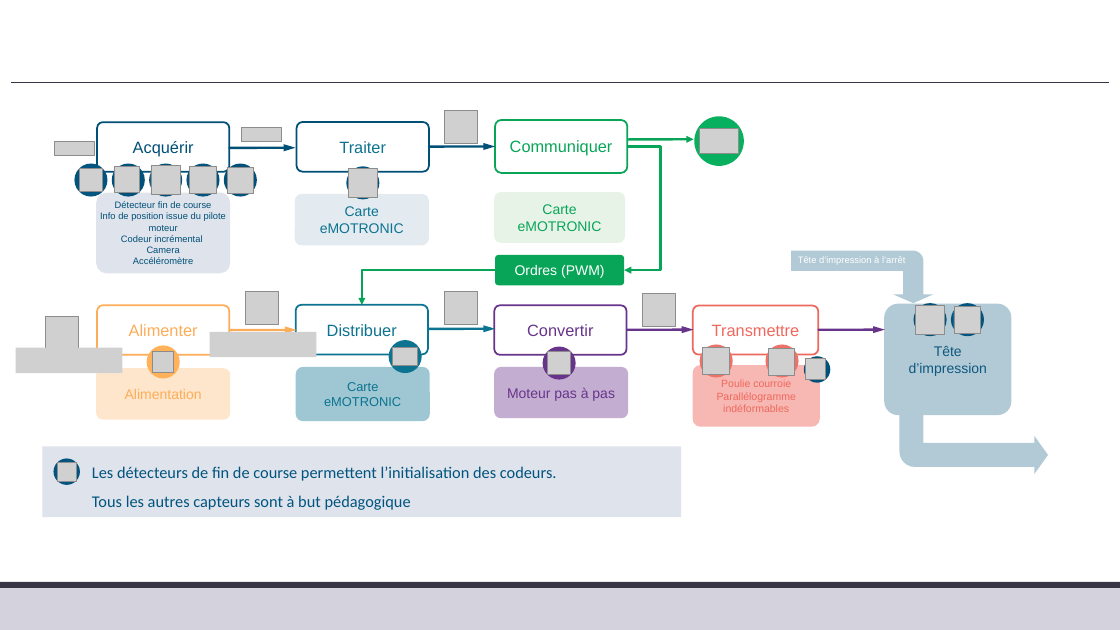
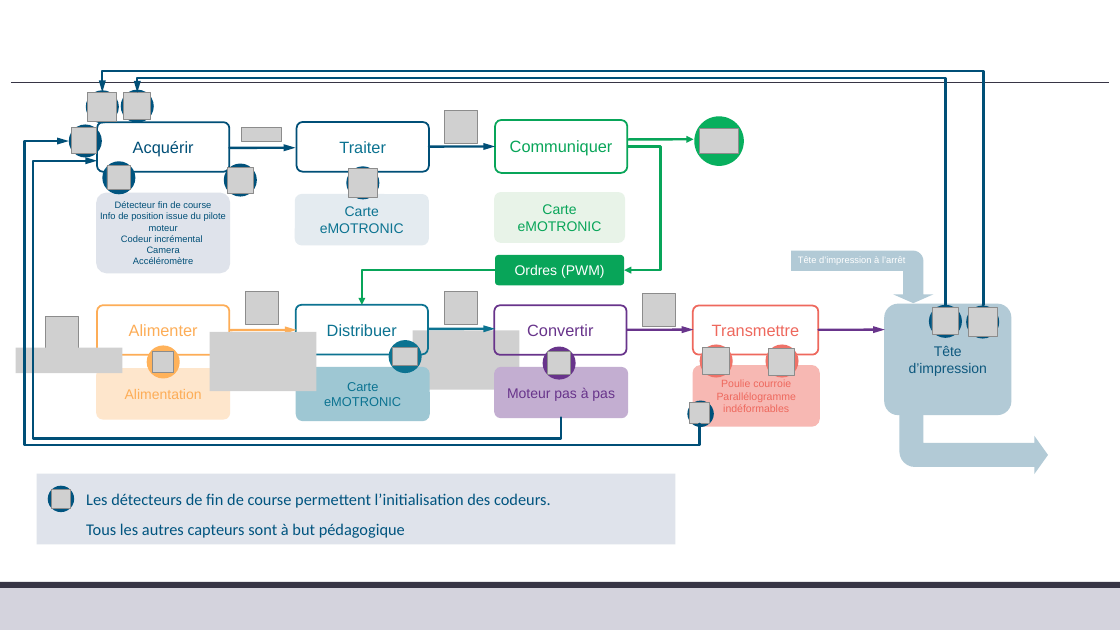
Before and after one commit to xpessoles/TP_Corriges, a slide deck: slide 4 of 22_I3D/22_I3D_Corrige.pptx. Drawn at 1120x630 pixels with LibreOffice and Linux fonts; fonts in the diff are those of the drawing; grey boxes stand for pictures; background and template pictures are left out. Boxes give left, top, right and bottom in pixels: in the first picture for what was removed or moved away, otherwise in the second. Text is boxed around its words. In the diff, an @@ line names an element or a change of style, - is before the commit and + after.

```diff
--- a/22_I3D/22_I3D_Corrige.pptx
+++ b/22_I3D/22_I3D_Corrige.pptx
@@ elbow arrow added from (983, 305) to (103, 92), #004F77 2 pt @@
@@ elbow arrow added from (946, 305) to (137, 92), #004F77 2 pt @@
@@ 2 pictures, 2 ellipses: place and size @@
-2 pictures, 2 ellipses at [150, 164, 219, 197]
+2 pictures, 2 ellipses at [86, 90, 154, 123]
@@ elbow arrow added from (700, 424) to (69, 141), #004F77 2 pt @@
@@ picture removed at [54, 141, 94, 155] @@
@@ ellipse: place and size @@
-ellipse at [112, 164, 145, 197]
+ellipse at [69, 124, 102, 157]
@@ picture: place and size @@
-picture at [114, 166, 139, 192]
+picture at [71, 127, 97, 153]
@@ elbow arrow added from (561, 418) to (97, 160), #004F77 2 pt @@
@@ ellipse: place and size @@
-ellipse at [75, 164, 108, 197]
+ellipse at [103, 161, 135, 194]
@@ picture: place and size @@
-picture at [79, 168, 103, 192]
+picture at [107, 166, 130, 190]
@@ ellipse: place and size @@
-ellipse at [951, 303, 984, 336]
+ellipse at [929, 305, 962, 338]
@@ picture: place and size @@
-picture at [954, 307, 981, 334]
+picture at [932, 308, 959, 334]
@@ ellipse: place and size @@
-ellipse at [914, 303, 947, 336]
+ellipse at [966, 306, 999, 339]
@@ picture: place and size @@
-picture at [916, 305, 945, 334]
+picture at [968, 308, 997, 337]
@@ picture: place and size @@
-picture at [210, 332, 317, 357]
+picture at [210, 332, 317, 392]
@@ picture added at [413, 330, 519, 390] @@
@@ ellipse: place and size @@
-ellipse at [804, 356, 830, 382]
+ellipse at [687, 401, 713, 427]
@@ picture: place and size @@
-picture at [806, 359, 826, 380]
+picture at [690, 402, 710, 423]
@@ rectangle "Les détecteurs de fin de ...": place and size @@
-rectangle "Les détecteurs de fin de ..." at [43, 446, 682, 517]
+rectangle "Les détecteurs de fin de ..." at [37, 474, 676, 544]
@@ ellipse: place and size @@
-ellipse at [54, 459, 80, 485]
+ellipse at [48, 486, 74, 512]
@@ picture: place and size @@
-picture at [57, 462, 76, 481]
+picture at [51, 490, 71, 509]
```
Also in this commit, not shown: 1 other slide changed, 26 other files.
